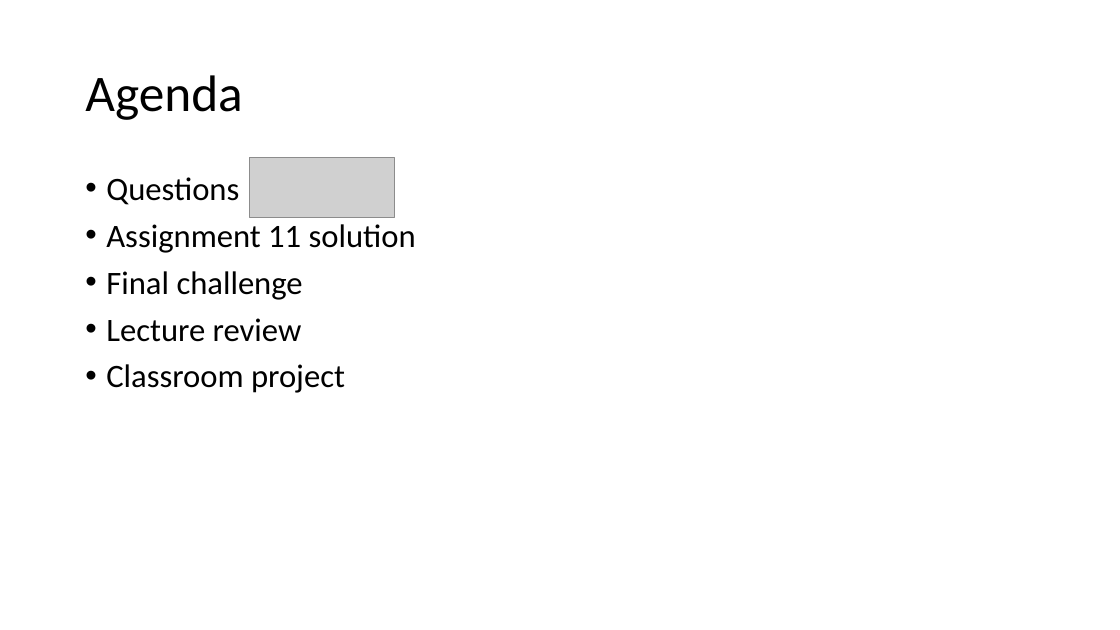
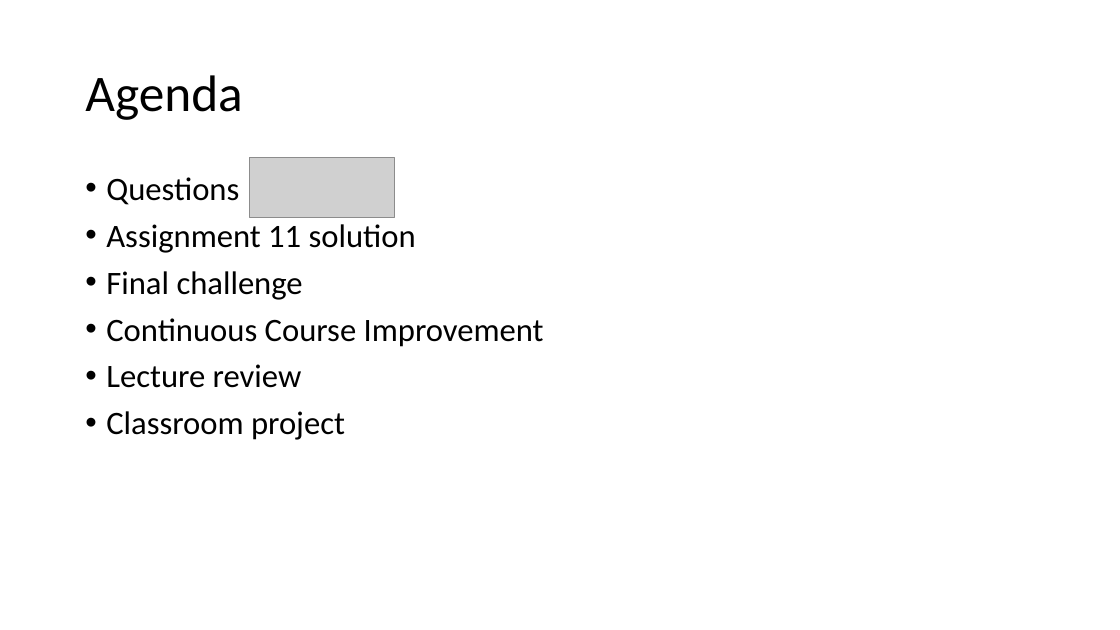
Before and after one commit to jasondbaker/infrastructure-class, a slide deck: slide 2 of review/lecture-review-week-13.pptx. Drawn at 1120x630 pixels with LibreOffice and Linux fonts; fonts in the diff are those of the drawing; grey boxes stand for pictures. Boxes give left, top, right and bottom in pixels: in the first picture for what was removed or moved away, otherwise in the second. Text is boxed around its words. In the diff, an @@ line names an element or a change of style, - is before the commit and + after.

```diff
--- a/review/lecture-review-week-13.pptx
+++ b/review/lecture-review-week-13.pptx
@@ text at (x1=106, y1=318, x2=544, y2=347): paragraph added @@
+• Continuous Course Improvement
```
Also in this commit, not shown: 1 other slide changed, 1 slide removed.
